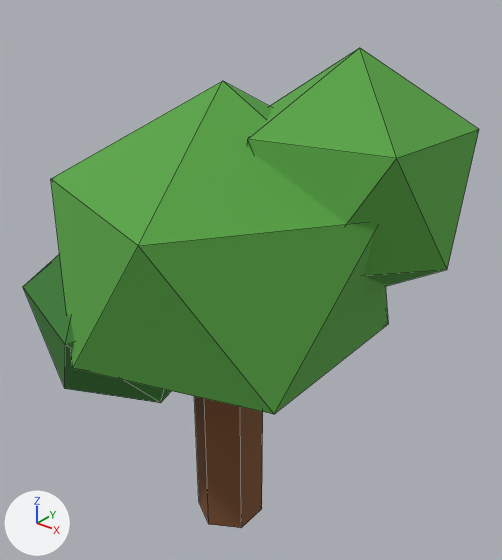
Renders of the FBX model client/CityBuilder/Assets/_Project/Art/Resources/Models/common/tree_round.fbx from each side of a commit.
Rendered twice from a camera (50 mm lens) standing at (0.379, -0.437, 0.554) and looking at (0.013, 0.021, 0.27). Every picture has the same lights, and +X, +Y and +Z are marked at lower left. The picture after the commit comes second. Mesh edges are drawn as thin lines. Where no turn or scale is listed for an object, it has been applied to the vertices.

The first picture shows 'tree_round'.
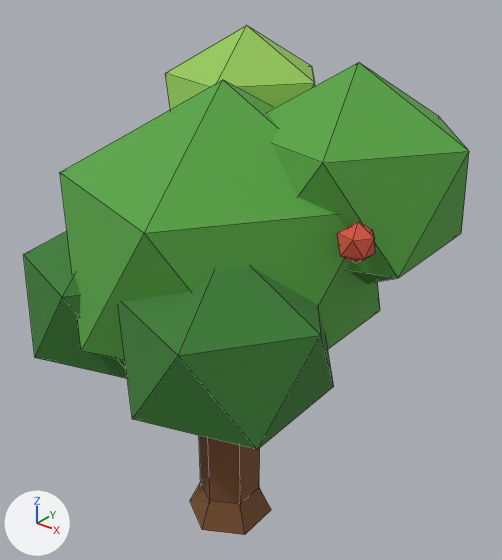
What the commit changed:
me_tree_round is used by ob_tree_round; location (0.0, 0.0, 0.0).
me_tree_round had 48 vertices, 68 faces and spanned x -0.169..0.188, y -0.145..0.156, z 0.0..0.48.
me_tree_round now has 130 vertices, 183 faces and spans x -0.179..0.188, y -0.161..0.154, z 0.0..0.486.
me_tree_round part 1: a new loose piece, a 6-sided cut cone along z (radius 0.045 at the low end, 0.032 at the high end) spanning x -0.039..0.039, y -0.045..0.045, z 0.0..0.03, in mat_m_palette_era1 (picture img_palette_era1_png).
me_tree_round part 2: a new loose piece, a 6-sided cylinder along z spanning x -0.028..0.028, y -0.032..0.032, z 0.0..0.2, in mat_m_palette_era1 (picture img_palette_era1_png).
me_tree_round part 3: a new loose piece, an icosphere of 20 faces spanning x -0.143..0.143, y -0.136..0.136, z 0.166..0.454, in mat_m_palette_era1 (picture img_palette_era1_png).
me_tree_round part 4: a new loose piece, an icosphere of 20 faces spanning x -0.008..0.188, y -0.034..0.154, z 0.271..0.469, in mat_m_palette_era1 (picture img_palette_era1_png).
me_tree_round part 5: a new loose piece, an icosphere of 20 faces spanning x -0.179..-0.001, y -0.135..0.035, z 0.16..0.34, in mat_m_palette_era1 (picture img_palette_era1_png).
me_tree_round part 6: a new loose piece, an icosphere of 20 faces spanning x -0.015..0.155, y -0.161..0.001, z 0.185..0.356, in mat_m_palette_era1 (picture img_palette_era1_png).
me_tree_round part 7: a new loose piece, an icosphere of 20 faces spanning x -0.116..0.036, y 0.008..0.152, z 0.333..0.486, in mat_m_palette_era1 (picture img_palette_era1_png).
me_tree_round part 8: a new loose piece, an icosphere of 20 faces spanning x 0.136..0.164, y -0.044..-0.016, z 0.344..0.376, in mat_m_palette_era1 (picture img_palette_era1_png).
me_tree_round part 9: the whole mesh is rebuilt.
Other edits to the shape of me_tree_round do not show in these pictures.

Where the change shows, as pixel boxes [x1, y1, x2, y2] in the pictures (502 x 560 px):
'tree_round', reshaped (6% taller)
    before: [23, 48, 479, 528]
    after: [23, 25, 469, 535]
part 1 of me_tree_round, added (brown)
    after: [190, 481, 271, 535]
part 2 of me_tree_round, added (brown)
    after: [199, 436, 260, 504]
part 3 of me_tree_round, added (green)
    after: [60, 80, 380, 361]
part 4 of me_tree_round, added (green)
    after: [268, 62, 469, 283]
part 5 of me_tree_round, added (green)
    after: [23, 231, 127, 378]
part 6 of me_tree_round, added (green)
    after: [118, 267, 334, 450]
part 7 of me_tree_round, added (green)
    after: [165, 25, 315, 109]
part 8 of me_tree_round, added (red)
    after: [337, 222, 376, 263]
part 9 of me_tree_round, reshaped (green)
    before: [23, 48, 479, 528]
